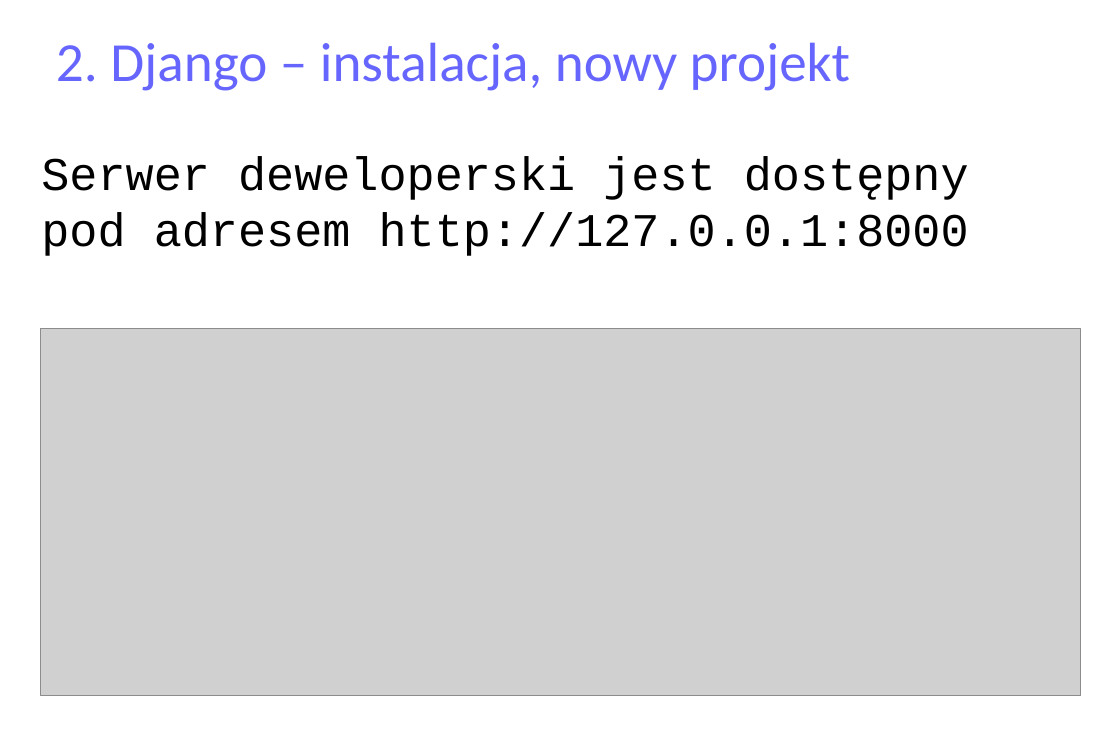
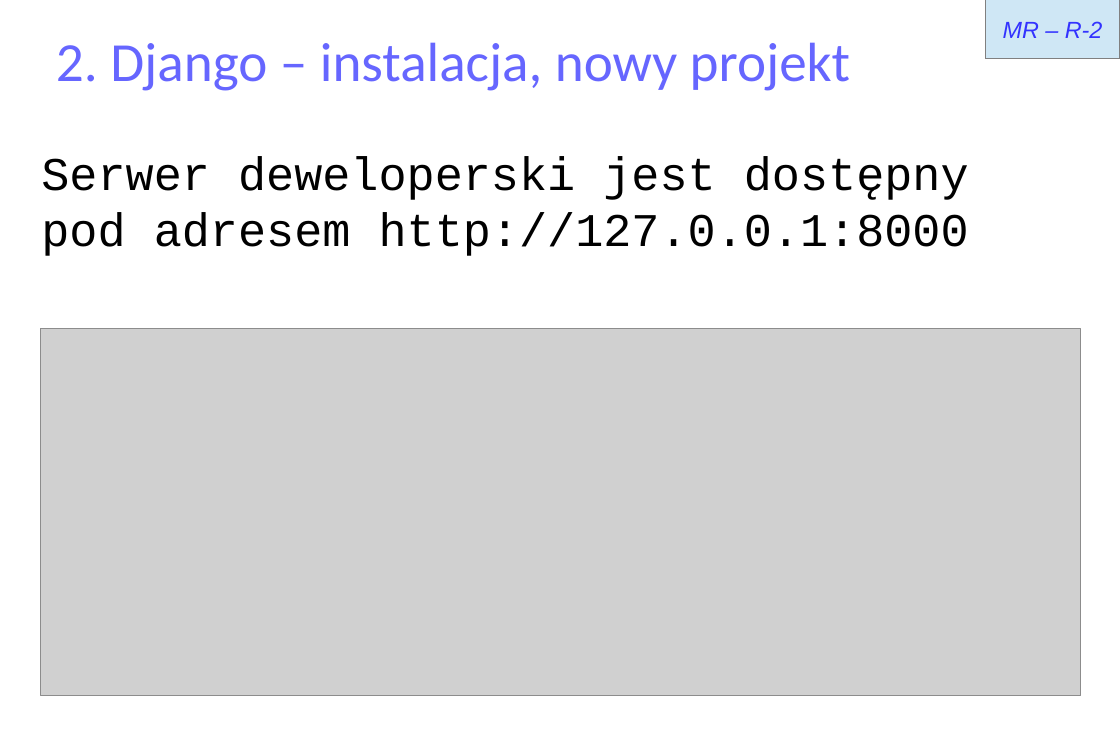
Before and after one commit to matulik/reinyzagam, a slide deck: slide 11 of Docs/presentation.odp. Drawn at 1120x747 pixels with LibreOffice and Linux fonts; fonts in the diff are those of the drawing; grey boxes stand for pictures. Boxes give left, top, right and bottom in pixels: in the first picture for what was removed or moved away, otherwise in the second. Text is boxed around its words. In the diff, an @@ line names an element or a change of style, - is before the commit and + after.

```diff
--- a/Docs/presentation.odp
+++ b/Docs/presentation.odp
@@ rectangle added at (x1=985, y1=0, x2=1120, y2=58), fill #CFE7F5, outline #808080 0 pt, 16 pt, text #3333FF, italic @@
+MR – R-2
```
Also in this commit, not shown: 2 other slides changed, 12 slides added, 4 other files.
